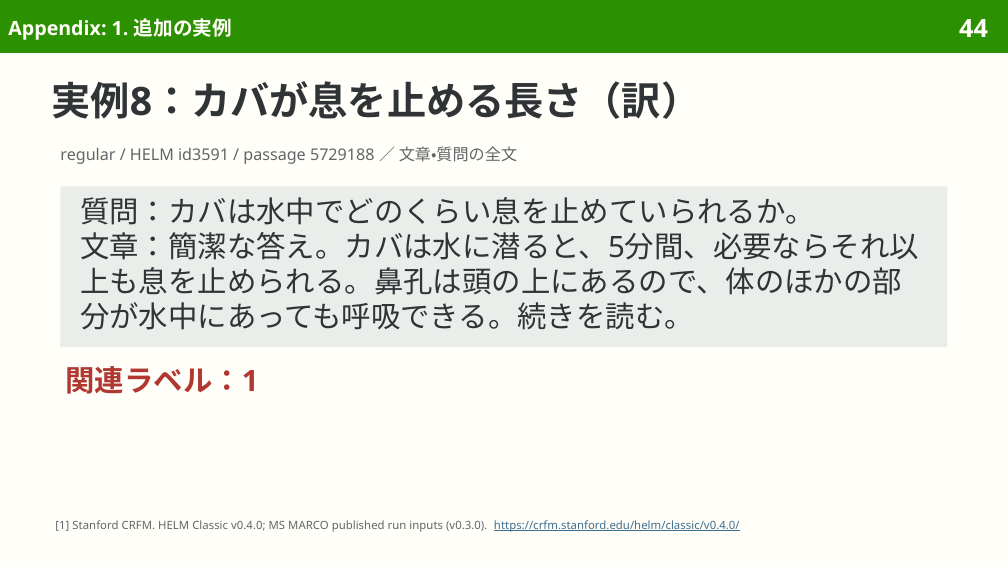
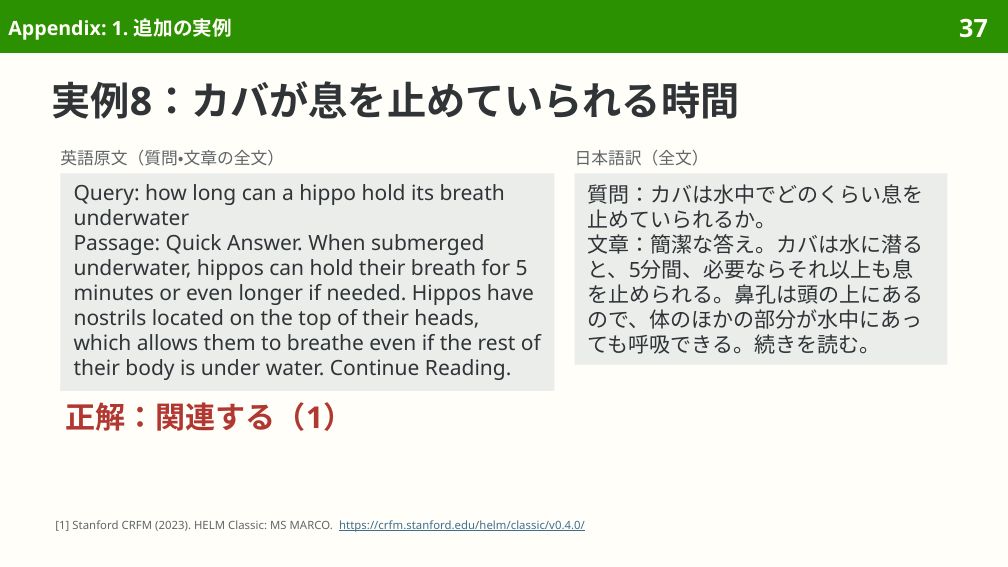
Before and after one commit to sasakiy84/datasets-in-10-minutes, a slide deck: slide 37 of slides/datasets-in-10-minutes-msmarco.pptx (slide 44 before the commit). Drawn at 1008x567 pixels with LibreOffice and Linux fonts; fonts in the diff are those of the drawing. Boxes give left, top, right and bottom in pixels: in the first picture for what was removed or moved away, otherwise in the second. Text is boxed around its words. In the diff, an @@ line names an element or a change of style, - is before the commit and + after.

Commit message:
Explain MS MARCO ranking in natural Japanese with readable complete examples

```diff
--- a/slides/datasets-in-10-minutes-msmarco.pptx
+++ b/slides/datasets-in-10-minutes-msmarco.pptx
@@ page number at box(959, 18, 988, 38): text changed @@
-44
+37
@@ title at box(52, 81, 740, 119): text changed @@
-実例8：カバが息を止める長さ（訳）
+実例8：カバが息を止めていられる時間
@@ text at box(60, 150, 284, 166): text changed; size 11.5 to 12 pt @@
-regular / HELM id3591 / passage 5729188 ／ 文章・質問の全文
+英語原文（質問・文章の全文）
@@ rectangle added at box(60, 173, 554, 391), fill #EBEDEB, 15 pt, text #303437 @@
+Query: how long can a hippo hold its breath underwater
+Passage: Quick Answer. When submerged underwater, hippos can hold their breath for 5 minutes or even longer if needed. Hippos have nostrils located on the top of their heads, which allows them to breathe even if the rest of their body is under water. Continue Reading.
@@ rectangle "質問：カバは水中でどのくらい息を止めていられるか。": place and size @@
-rectangle "質問：カバは水中でどのくらい息を止めていられるか。" at box(60, 186, 948, 347)
+rectangle "質問：カバは水中でどのくらい息を止めていられるか。" at box(575, 173, 948, 365)
@@ rectangle "質問：カバは水中でどのくらい息を止めていられるか。" at box(575, 173, 948, 365): size 21 to 15 pt; line spacing 25pt to 17.8pt @@
@@ text added at box(575, 150, 709, 166), 12 pt, text #626669 @@
+日本語訳（全文）
@@ text at box(65, 402, 353, 431): text changed; size 21 to 21.5 pt @@
-関連ラベル：1
+正解：関連する（1）
@@ text at box(55, 520, 585, 532): text changed; text colour #626669 to #3F6F8F @@
-[1] Stanford CRFM. HELM Classic v0.4.0; MS MARCO published run inputs (v0.3.0). https://crfm.stanford.edu/helm/classic/v0.4.0/
+[1] Stanford CRFM (2023). HELM Classic: MS MARCO. https://crfm.stanford.edu/helm/classic/v0.4.0/
```
Also in this commit, not shown: 34 other slides changed, 3 slides added, 15 slides removed, 40 other files.
